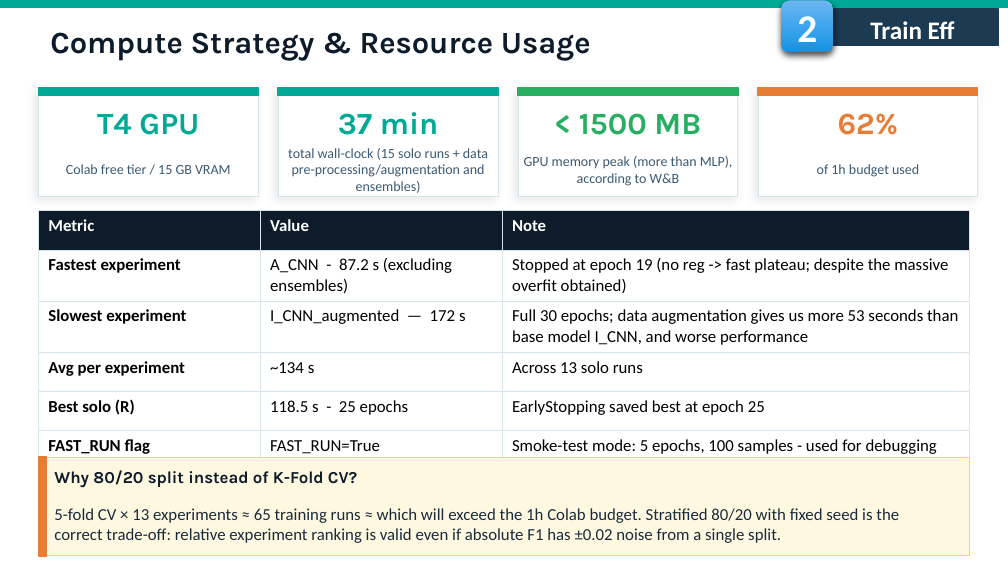
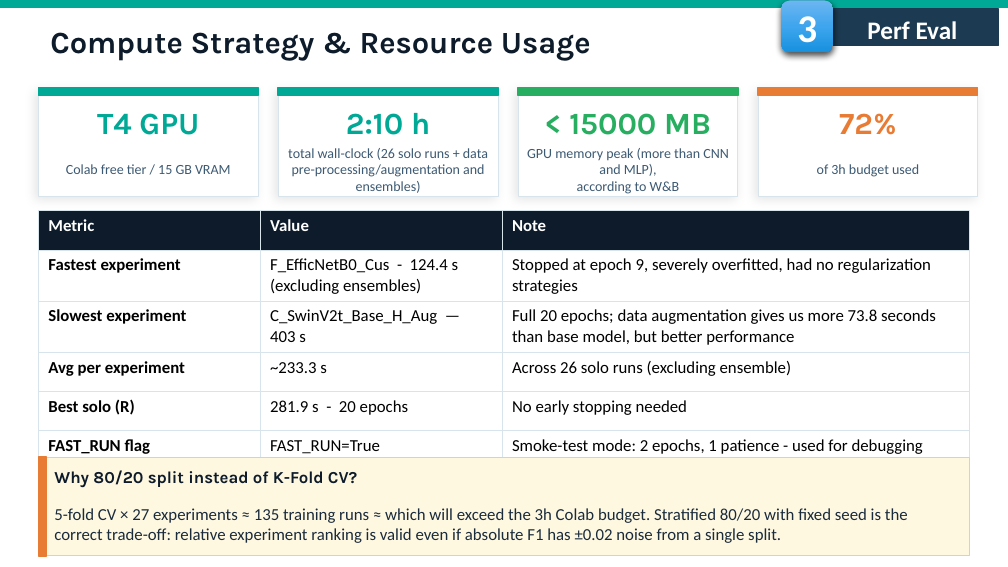
Before and after one commit to fmssilva/DL_Proj, a slide deck: slide 20 of assignment_1/task3/Task3_report.pptx (slide 16 before the commit). Drawn at 1008x567 pixels with LibreOffice and Linux fonts; fonts in the diff are those of the drawing; background and template pictures are left out. Boxes give left, top, right and bottom in pixels: in the first picture for what was removed or moved away, otherwise in the second. Text is boxed around its words. In the diff, an @@ line names an element or a change of style, - is before the commit and + after.

```diff
--- a/assignment_1/task3/Task3_report.pptx
+++ b/assignment_1/task3/Task3_report.pptx
@@ text in rounded rectangle at (x1=797, y1=16, x2=817, y2=52): text changed @@
-2
+3
@@ text in rectangle at (x1=867, y1=21, x2=910, y2=39): text changed @@
-Train Eff
+Perf Eval
@@ text at (x1=346, y1=113, x2=430, y2=135): text changed @@
-37 min
+2:10 h
@@ text at (x1=569, y1=113, x2=711, y2=135): text changed @@
-< 1500 MB
+< 15000 MB
@@ text at (x1=839, y1=113, x2=896, y2=135): text changed @@
-62%
+72%
@@ text at (x1=288, y1=148, x2=488, y2=193): text changed @@
-total wall-clock (15 solo runs + data pre-processing/augmentation and ensembles)
+total wall-clock (26 solo runs + data pre-processing/augmentation and ensembles)
@@ text at (x1=527, y1=148, x2=728, y2=176): text changed @@
-GPU memory peak (more than MLP),
+GPU memory peak (more than CNN and MLP),
@@ text at (x1=817, y1=164, x2=919, y2=177): text changed @@
-of 1h budget used
+of 3h budget used
@@ table at (x1=38, y1=211, x2=970, y2=469) @@
-row 2, column 2: A_CNN - 87.2 s (excluding ensembles)
+row 2, column 2: F_EfficNetB0_Cus - 124.4 s (excluding ensembles)
-row 2, column 3: Stopped at epoch 19 (no reg -> fast plateau; despite the massive overfit obtained)
+row 2, column 3: Stopped at epoch 9, severely overfitted, had no regularization strategies
-row 3, column 2: I_CNN_augmented — 172 s
+row 3, column 2: C_SwinV2t_Base_H_Aug — 403 s
-row 3, column 3: Full 30 epochs; data augmentation gives us more 53 seconds than base model I_CNN, and worse performance
+row 3, column 3: Full 20 epochs; data augmentation gives us more 73.8 seconds than base model, but better performance
-row 4, column 2: ~134 s
+row 4, column 2: ~233.3 s
-row 4, column 3: Across 13 solo runs
+row 4, column 3: Across 26 solo runs (excluding ensemble)
-row 5, column 2: 118.5 s - 25 epochs
+row 5, column 2: 281.9 s - 20 epochs
-row 5, column 3: EarlyStopping saved best at epoch 25
+row 5, column 3: No early stopping needed
-row 6, column 3: Smoke-test mode: 5 epochs, 100 samples - used for debugging
+row 6, column 3: Smoke-test mode: 2 epochs, 1 patience - used for debugging
@@ text at (x1=54, y1=508, x2=908, y2=543): text changed @@
-5-fold CV × 13 experiments ≈ 65 training runs ≈ which will exceed the 1h Colab budget. Stratified 80/20 with fixed seed is the correct trade-off: relative experiment ranking is valid even if absolute F1 has ±0.02 noise from a single split.
+5-fold CV × 27 experiments ≈ 135 training runs ≈ which will exceed the 3h Colab budget. Stratified 80/20 with fixed seed is the correct trade-off: relative experiment ranking is valid even if absolute F1 has ±0.02 noise from a single split.
```
Also in this commit, not shown: 16 other slides changed, 10 slides added, 9 slides removed.
